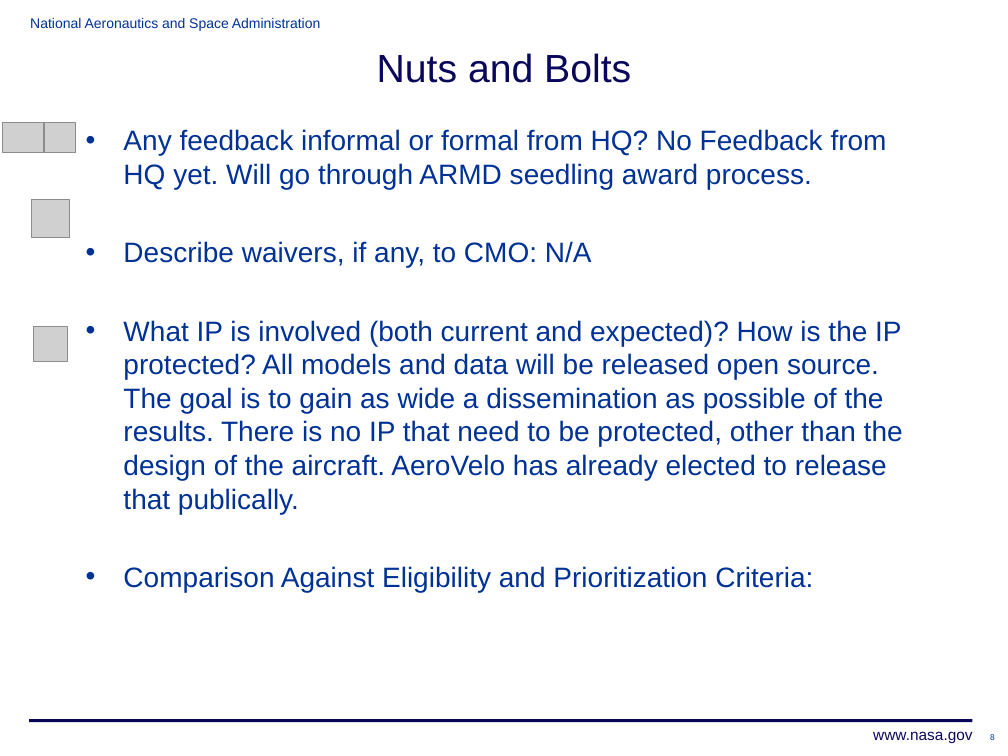
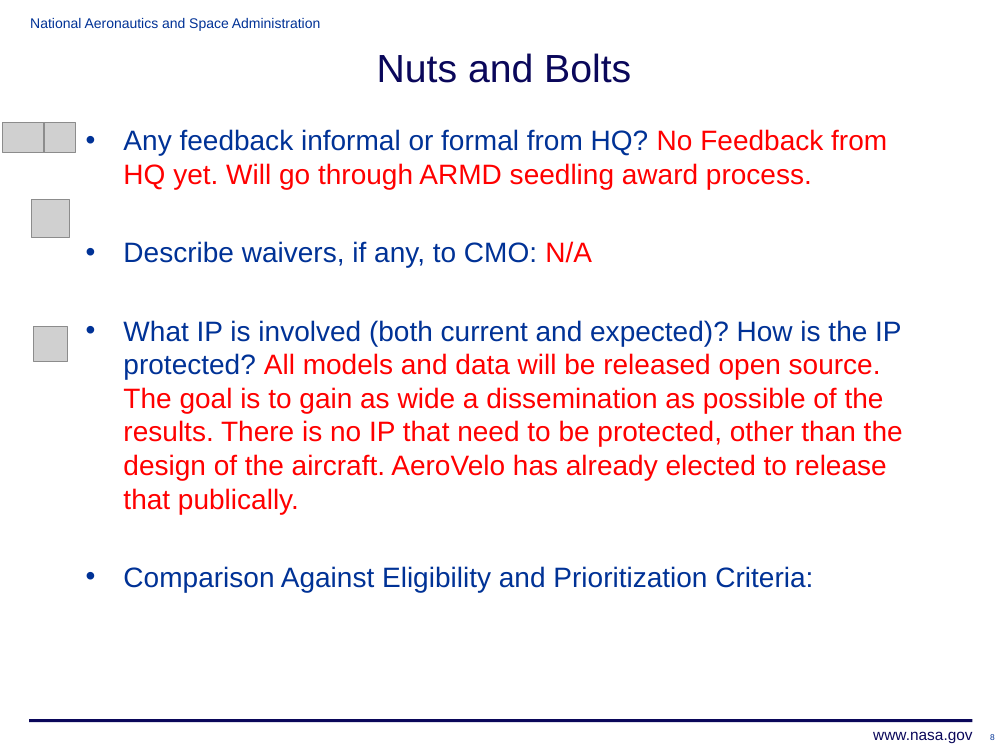
Before and after one commit to JustinSGray/Seedling2015, a slide deck: slide 8 of HPA_RRB_Presentation.pptx. Drawn at 1008x756 pixels with LibreOffice and Linux fonts; fonts in the diff are those of the drawing; grey boxes stand for pictures; background and template pictures are left out. Boxes give left, top, right and bottom in pixels: in the first picture for what was removed or moved away, otherwise in the second. Text is boxed around its words. In the diff, an @@ line names an element or a change of style, - is before the commit and + after.

```diff
--- a/HPA_RRB_Presentation.pptx
+++ b/HPA_RRB_Presentation.pptx
@@ text at <box>123,129,903,514</box>: text colour #003296 to #FF0000 in "No Feedback from HQ yet. Will go ...", "N/A", "All models and data will be released ..." @@
```
Also in this commit, not shown: 7 other slides changed, 1 other file.
